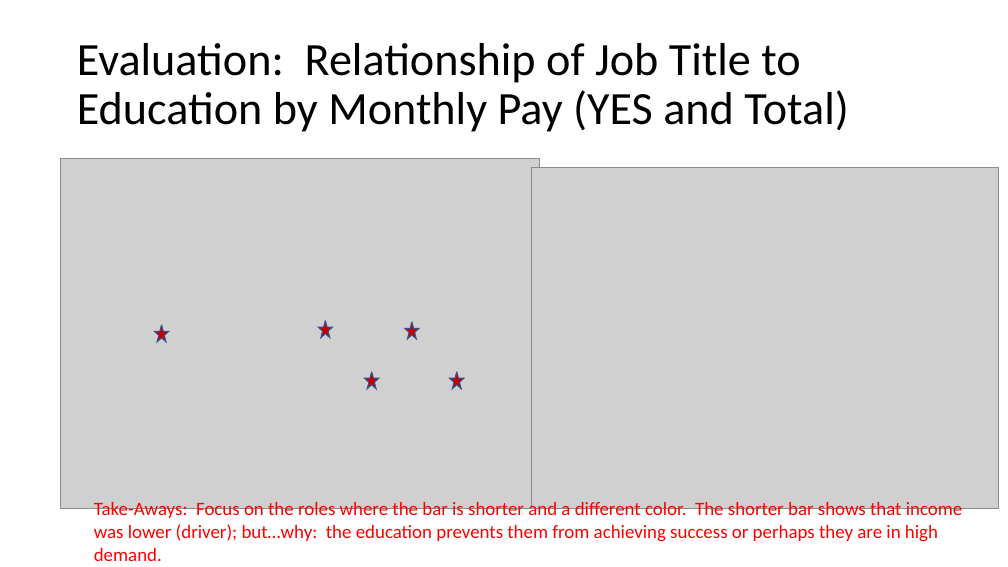
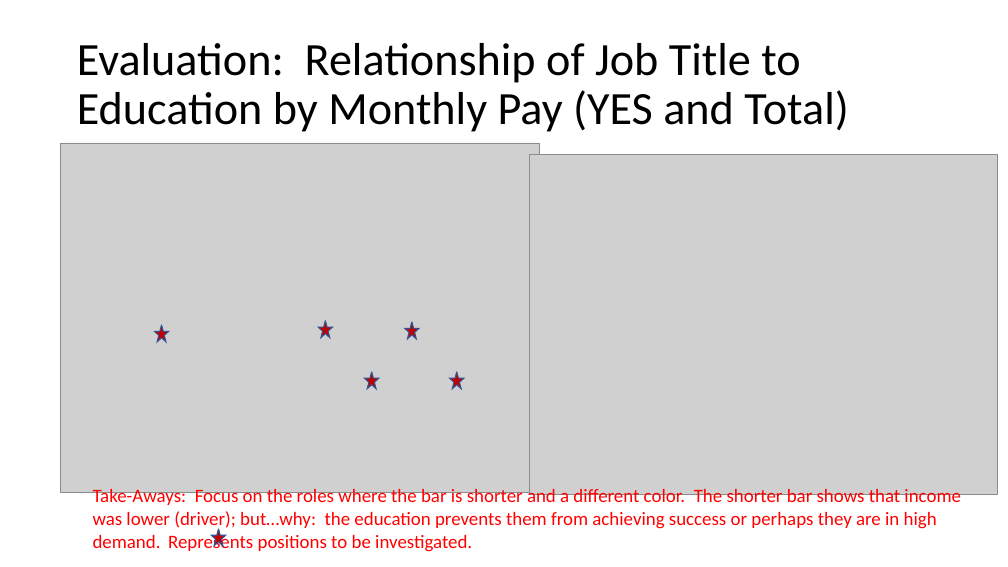
Before and after one commit to bdelahoussaye/CaseStudy2, a slide deck: slide 17 of Final Presentation_TEAM VARIANCE 6306.pptx. Drawn at 1008x567 pixels with LibreOffice and Linux fonts; fonts in the diff are those of the drawing; grey boxes stand for pictures. Boxes give left, top, right and bottom in pixels: in the first picture for what was removed or moved away, otherwise in the second. Text is boxed around its words. In the diff, an @@ line names an element or a change of style, - is before the commit and + after.

Commit message:
Updated

```diff
--- a/Final Presentation_TEAM VARIANCE 6306.pptx
+++ b/Final Presentation_TEAM VARIANCE 6306.pptx
@@ picture: place and size @@
-picture at (60, 159, 541, 508)
+picture at (60, 143, 541, 492)
@@ picture: place and size @@
-picture at (531, 167, 999, 507)
+picture at (530, 154, 998, 495)
@@ text at (93, 487, 961, 552): text changed @@
-Take-Aways: Focus on the roles where the bar is shorter and a different color. The shorter bar shows that income was lower (driver); but…why: the education prevents them from achieving success or perhaps they are in high demand.
+Take-Aways: Focus on the roles where the bar is shorter and a different color. The shorter bar shows that income was lower (driver); but…why: the education prevents them from achieving success or perhaps they are in high demand. Represents positions to be investigated.
@@ star added at (212, 529, 226, 546), fill #C00000, outline #325491 1 pt @@
```
